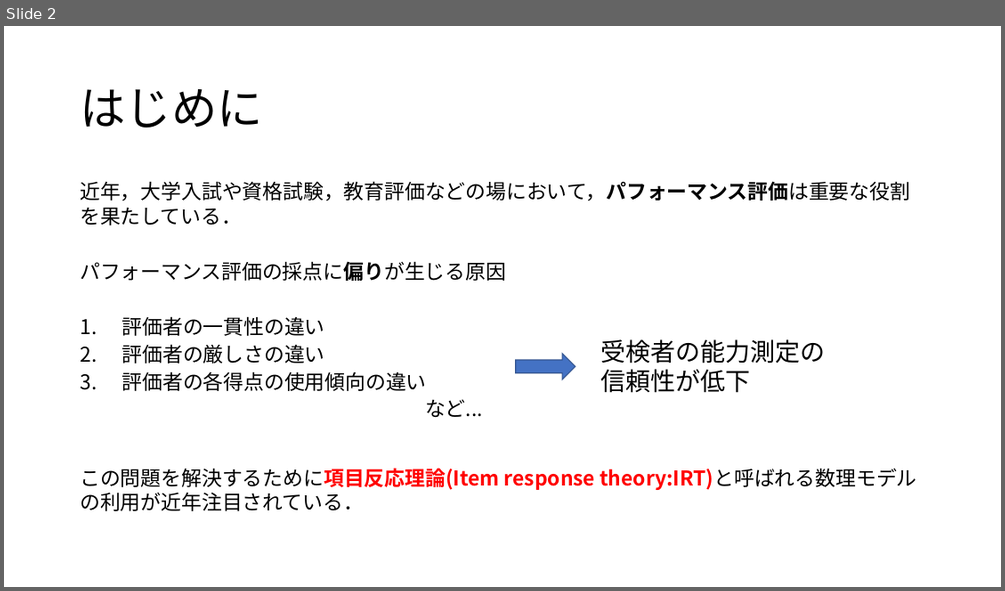
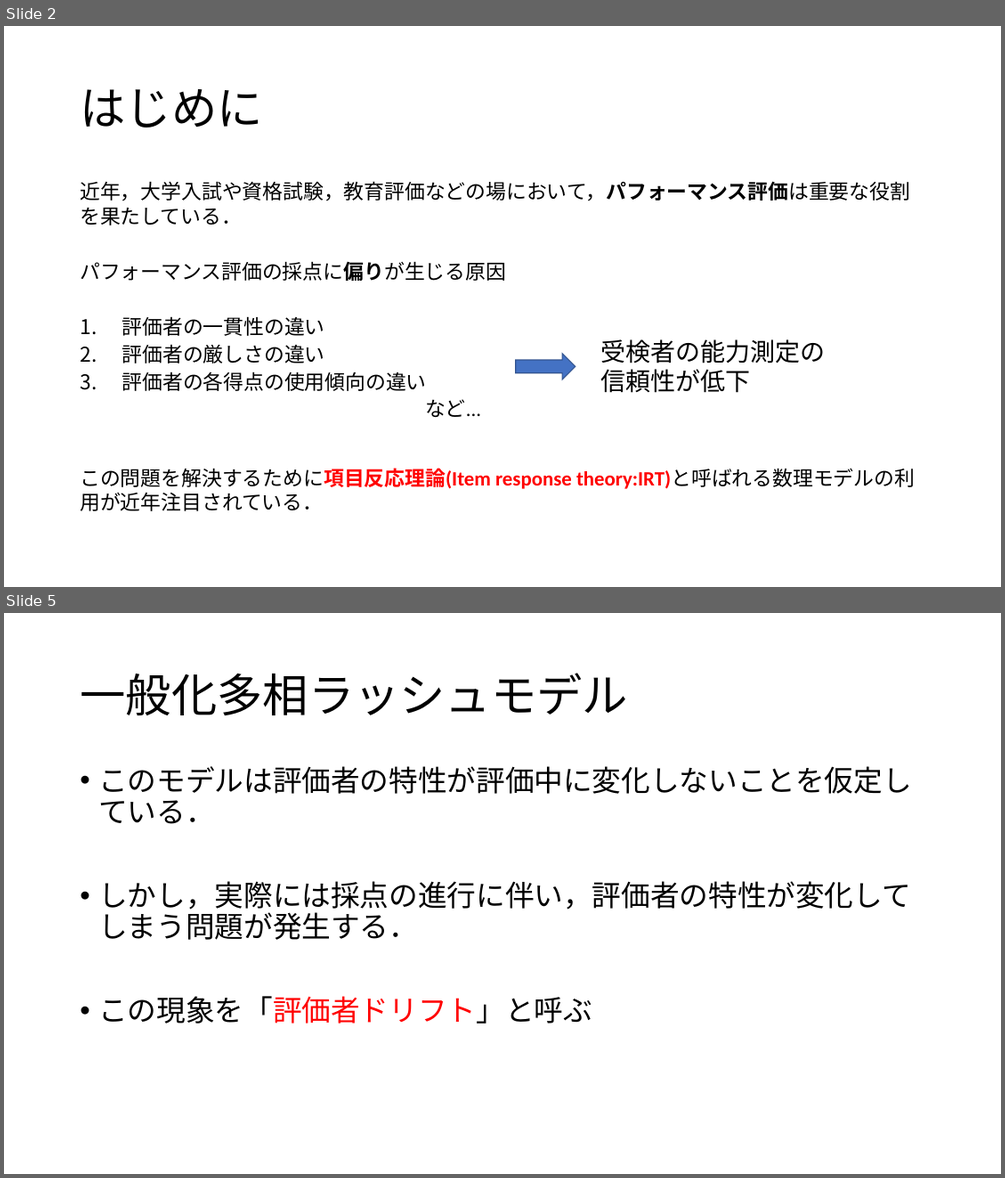
Before and after one commit to Mayu925/lab, a slide deck: chukan/発表スライド.pptx. Shown one above the other, each under a label of ours: slide 2 before the commit, slides 2 and 5 after it; the slides between them are not shown. The pictures are 1005x591 and 1005x1178 pixels, drawn with LibreOffice and Linux fonts; fonts in the diff are those of the drawing. Boxes give left, top, right and bottom in pixels: in the first picture for what was removed or moved away, otherwise in the second. Text is boxed around its words. In the diff, an @@ line names an element or a change of style, - is before the commit and + after.

```diff
--- a/chukan/発表スライド.pptx
+++ b/chukan/発表スライド.pptx
@@ slide 5 added at (4,613,1001,1174), background #FFFFFF @@
@@ title added at (80,673,628,715), 44 pt, text #000000 @@
+一般化多相ラッシュモデル
@@ text added at (98,766,911,1023), 28 pt, text #000000 @@
+• このモデルは評価者の特性が評価中に変化しないことを仮定している．
+• しかし，実際には採点の進行に伴い，評価者の特性が変化してしまう問題が発生する．
+• この現象を「評価者ドリフト」と呼ぶ
@@ slide 2 changed as well @@
@@ text "近年，大学入試や資格試験，教育評価などの場において，パフォーマンス評価は重要な役割を果たしている．" at (80,181,914,511): font Noto Sans CJK JP to Calibri @@
```
Also in this commit, not shown: 7 other slides changed, 15 other slides added, 4 slides removed, 2 other files.
